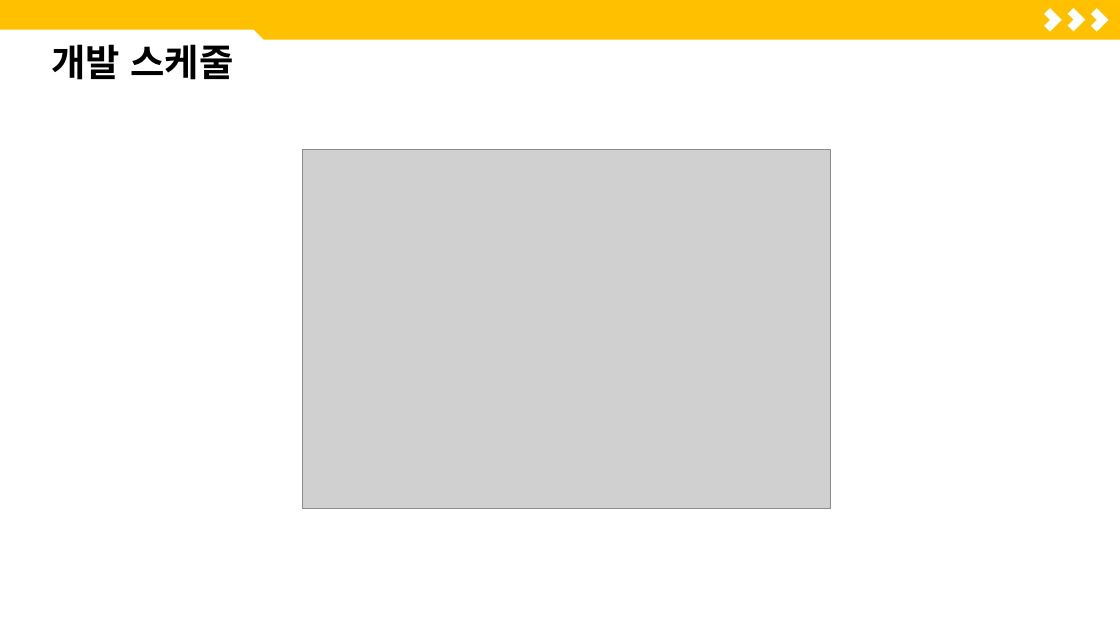
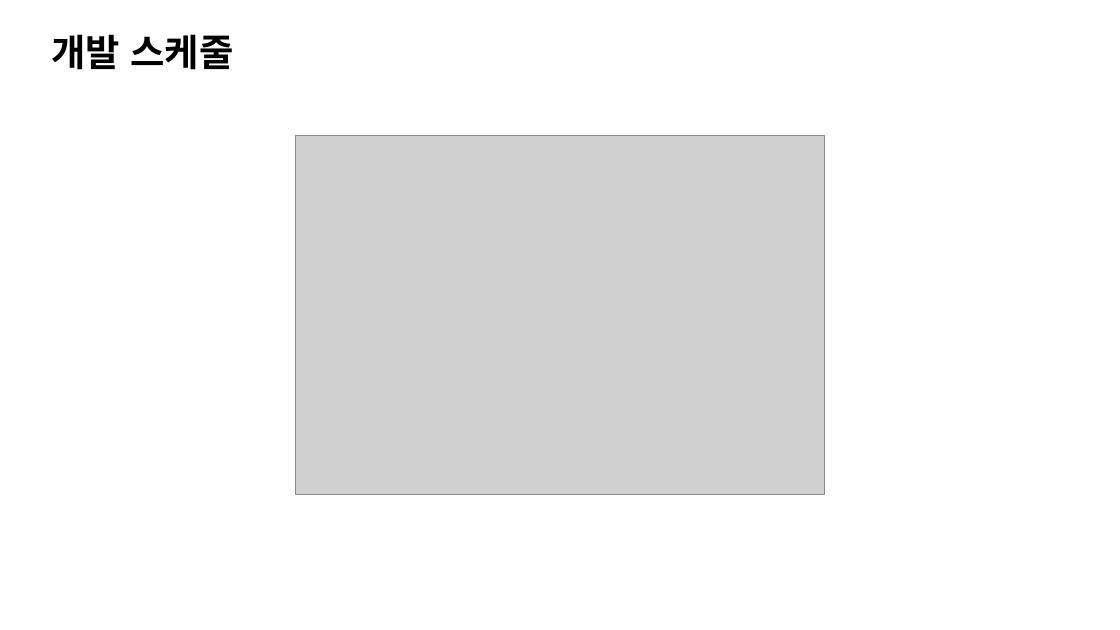
Before and after one commit to ShinHyerin/Hotel-Service-Optimization-AI, a slide deck: slide 8 of presentation/포트폴리오_신혜린.pptx. Drawn at 1120x630 pixels with LibreOffice and Linux fonts; fonts in the diff are those of the drawing; grey boxes stand for pictures. Boxes give left, top, right and bottom in pixels: in the first picture for what was removed or moved away, otherwise in the second. Text is boxed around its words. In the diff, an @@ line names an element or a change of style, - is before the commit and + after.

```diff
--- a/presentation/포트폴리오_신혜린.pptx
+++ b/presentation/포트폴리오_신혜린.pptx
@@ text "개발 스케줄": place and size @@
-text "개발 스케줄" at (51, 44, 234, 80)
+text "개발 스케줄" at (51, 34, 234, 70)
@@ rectangle removed at (0, 0, 1120, 39) @@
@@ snip rect removed at (0, 29, 265, 96) @@
@@ corner removed at (1038, 8, 1062, 32) @@
@@ corner removed at (1062, 8, 1086, 32) @@
@@ corner removed at (1085, 8, 1109, 32) @@
@@ picture: place and size @@
-picture at (302, 150, 831, 507)
+picture at (296, 136, 824, 494)
```
Also in this commit, not shown: 9 other slides changed, 3 slides removed.
